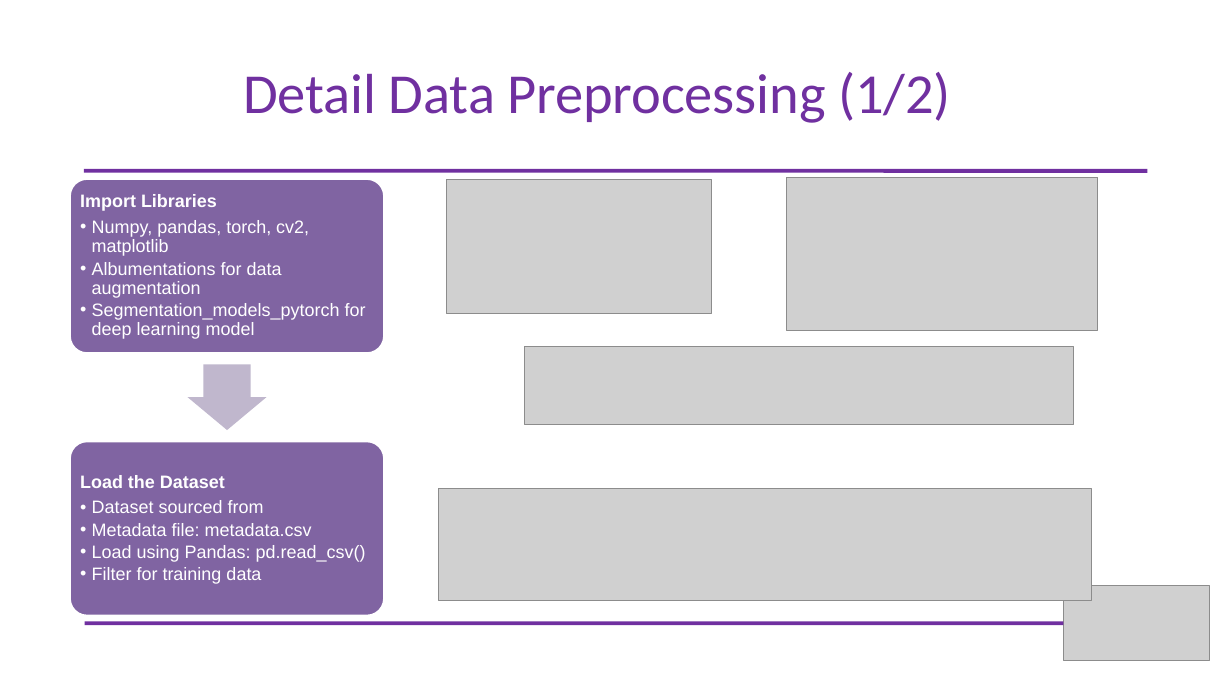
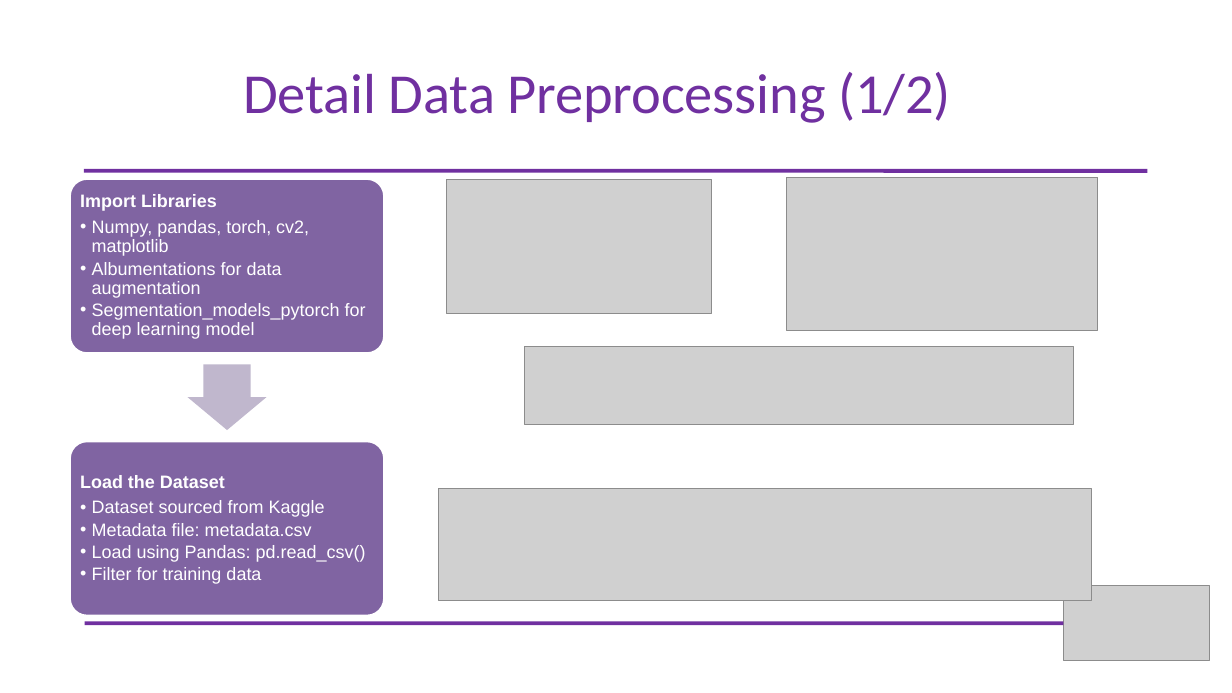
Before and after one commit to Dothin239/Capstone_Project_Group8, a slide deck: slide 7 of 3. Mid-Term/Road Extraction Presentation_Mid Term_Group 8.pptx. Drawn at 1232x693 pixels with LibreOffice and Linux fonts; fonts in the diff are those of the drawing; grey boxes stand for pictures. Boxes give left, top, right and bottom in pixels: in the first picture for what was removed or moved away, otherwise in the second. Text is boxed around its words. In the diff, an @@ line names an element or a change of style, - is before the commit and + after.

```diff
--- a/3. Mid-Term/Road Extraction Presentation_Mid Term_Group 8.pptx
+++ b/3. Mid-Term/Road Extraction Presentation_Mid Term_Group 8.pptx
@@ text at [92, 500, 325, 517]: text changed @@
-  • Dataset sourced from
+  • Dataset sourced from Kaggle
```
Also in this commit, not shown: 1 other slide changed, 2 other files.
